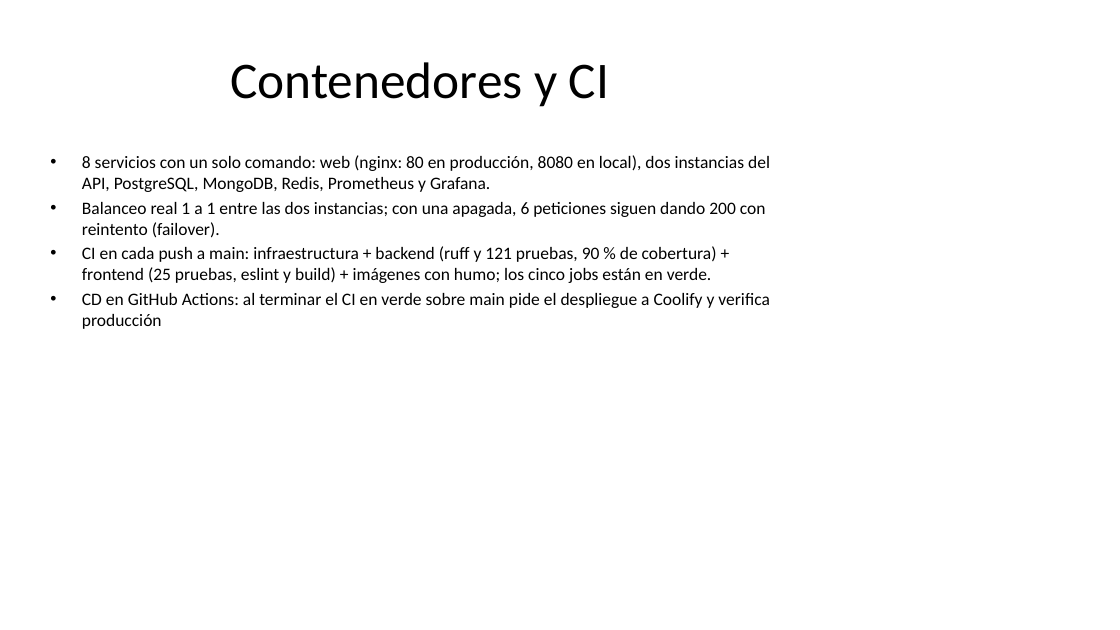
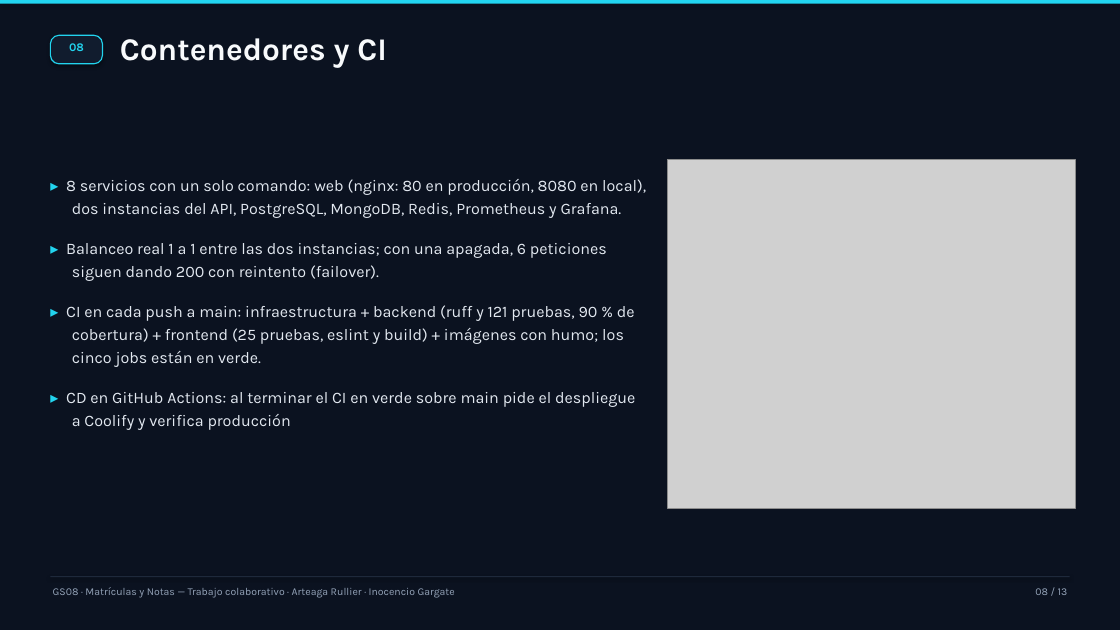
Before and after one commit to rarteagar/gs08-matriculas, a slide deck: slide 8 of docs/informe/exposicion-gs08-2026-10-13.pptx. Drawn at 1120x630 pixels with LibreOffice and Linux fonts; fonts in the diff are those of the drawing; grey boxes stand for pictures. Boxes give left, top, right and bottom in pixels: in the first picture for what was removed or moved away, otherwise in the second. Text is boxed around its words. In the diff, an @@ line names an element or a change of style, - is before the commit and + after.

Commit message:
feat(deck): rediseno completo de la presentacion con ilustraciones generadas
Se rehace el deck con una linea grafica propia: fondo navy, acento cian, tarjetas,
vinetas con sangria, pie con numeracion y seis ilustraciones isometricas generadas
con nano-banana-2 (portada, arquitectura, API, datos hibridos, seguridad y
accesibilidad). La portada usa un degradado para integrar la ilustracion, la
ultima lamina cierra con cuatro indicadores (121 pruebas, 90 %, 25 del SPA, 5/5
jobs) y se corrige la vieta de Kubernetes (se levanto el 22/09 y hoy esta apagado).
El deck clasico queda como respaldo.

```diff
--- a/docs/informe/exposicion-gs08-2026-10-13.pptx
+++ b/docs/informe/exposicion-gs08-2026-10-13.pptx
@@ rectangle added at bbox=[0, 0, 1120, 630], fill #0B1220 @@
@@ rectangle added at bbox=[0, 0, 1120, 3], fill #22D3EE @@
@@ text "Contenedores y CI": place and size @@
-text "Contenedores y CI" at bbox=[230, 62, 609, 107]
+text "Contenedores y CI" at bbox=[120, 38, 387, 68]
@@ text "Contenedores y CI" at bbox=[120, 38, 387, 68]: size 44 to 27 pt, font Calibri to Karla, text colour #000000 to #F8FAFC, bold on; alignment centre to left; vertical alignment middle to top @@
@@ rounded rectangle added at bbox=[50, 35, 103, 64], fill #111C2E, outline #22D3EE 1 pt @@
@@ text added at bbox=[69, 43, 84, 51], 10 pt, text #22D3EE, bold @@
+08
@@ text at bbox=[66, 179, 646, 430]: text changed; size 15 to 13.8 pt; font Calibri to Karla; text colour #000000 to #E2E8F0 @@
-• 8 servicios con un solo comando: web (nginx: 80 en producción, 8080 en local), dos instancias del API, PostgreSQL, MongoDB, Redis, Prometheus y Grafana.
-• Balanceo real 1 a 1 entre las dos instancias; con una apagada, 6 peticiones siguen dando 200 con reintento (failover).
-• CI en cada push a main: infraestructura + backend (ruff y 121 pruebas, 90 % de cobertura) + frontend (25 pruebas, eslint y build) + imágenes con humo; los cinco jobs están en verde.
-• CD en GitHub Actions: al terminar el CI en verde sobre main pide el despliegue a Coolify y verifica producción
+▸ 8 servicios con un solo comando: web (nginx: 80 en producción, 8080 en local), dos instancias del API, PostgreSQL, MongoDB, Redis, Prometheus y Grafana.
+▸ Balanceo real 1 a 1 entre las dos instancias; con una apagada, 6 peticiones siguen dando 200 con reintento (failover).
+▸ CI en cada push a main: infraestructura + backend (ruff y 121 pruebas, 90 % de cobertura) + frontend (25 pruebas, eslint y build) + imágenes con humo; los cinco jobs están en verde.
+▸ CD en GitHub Actions: al terminar el CI en verde sobre main pide el despliegue a Coolify y verifica producción
@@ picture added at bbox=[668, 160, 1075, 508] @@
@@ rectangle added at bbox=[50, 576, 1070, 577], fill #1E293B @@
@@ text added at bbox=[53, 587, 455, 598], 9 pt, text #94A3B8 @@
+GS08 · Matrículas y Notas — Trabajo colaborativo · Arteaga Rullier · Inocencio Gargate
@@ text added at bbox=[1035, 588, 1068, 595], 9 pt, text #94A3B8 @@
+08 / 13
```
Also in this commit, not shown: 12 other slides changed, 2 other files.
